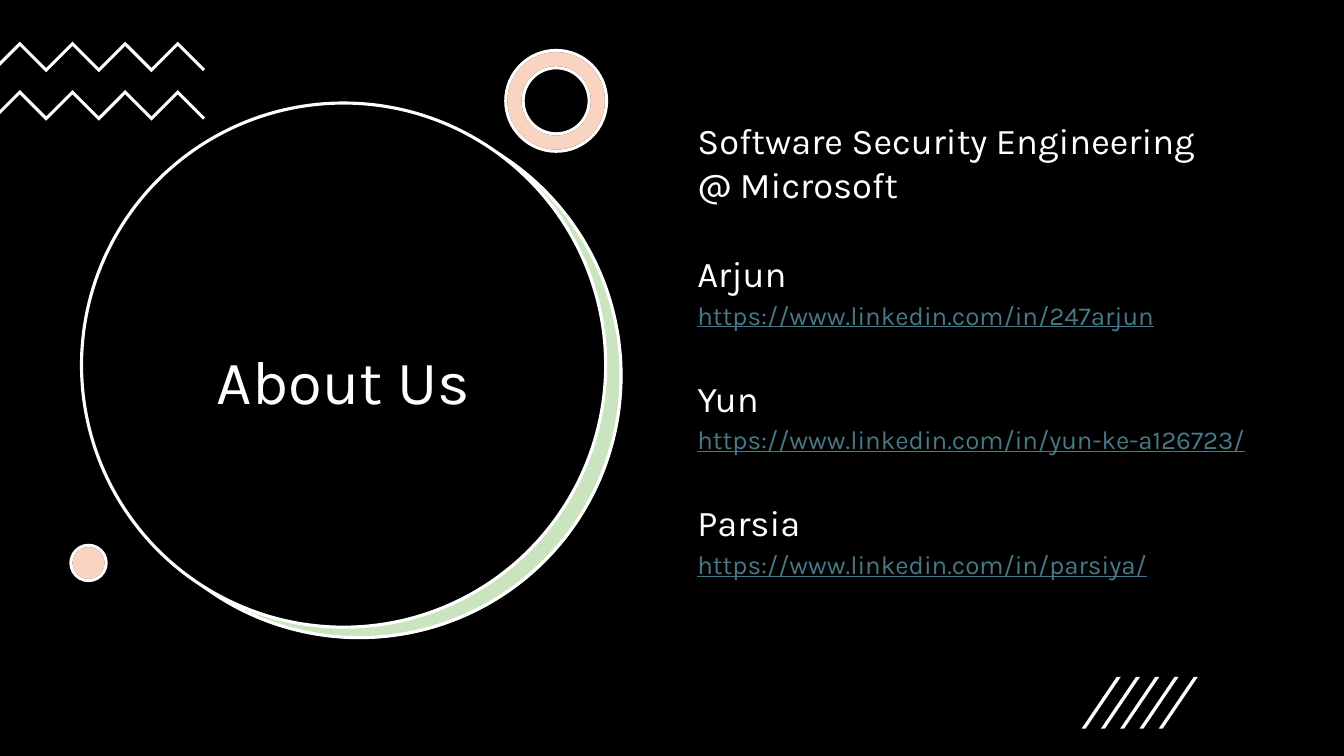
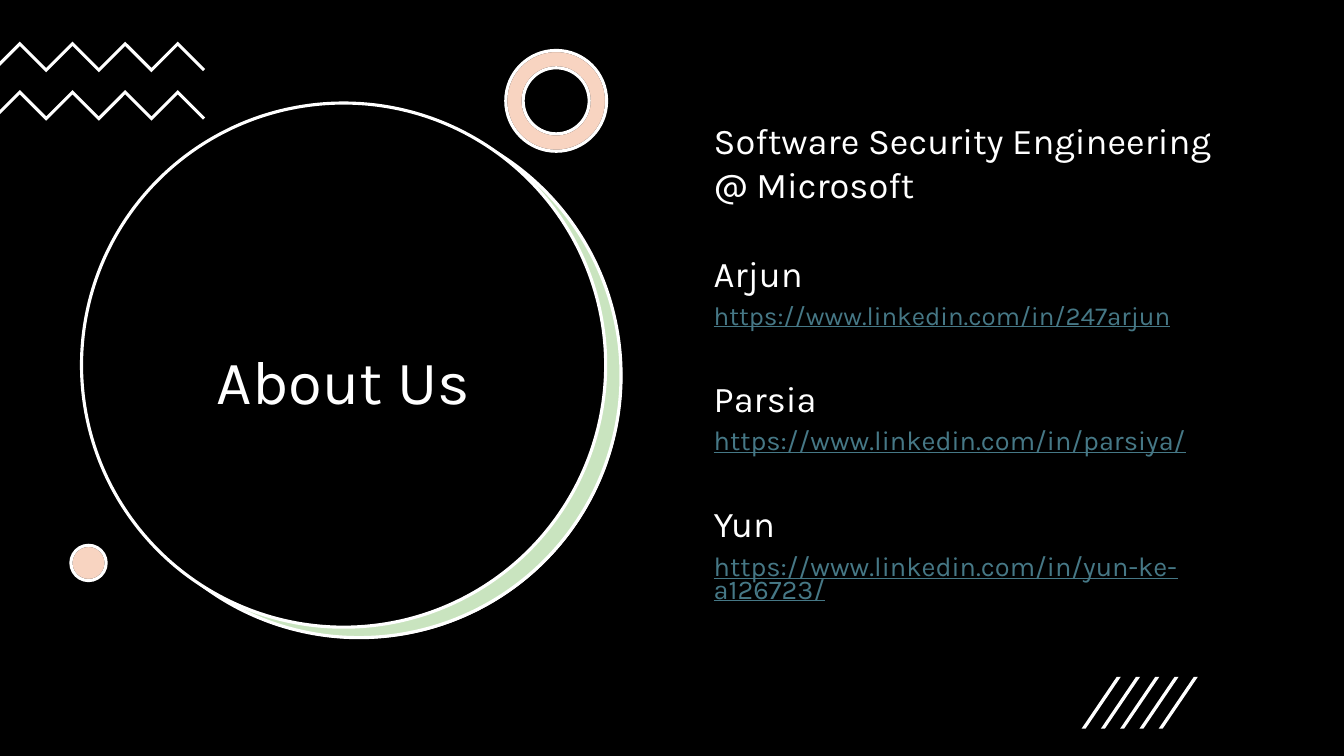
Before and after one commit to 247arjun/dc32-sast-workshop, a slide deck: slide 3 of BSides-Seattle-2026-Workshop.pptx. Drawn at 1344x756 pixels with LibreOffice and Linux fonts; fonts in the diff are those of the drawing. Boxes give left, top, right and bottom in pixels: in the first picture for what was removed or moved away, otherwise in the second. Text is boxed around its words. In the diff, an @@ line names an element or a change of style, - is before the commit and + after.

```diff
--- a/BSides-Seattle-2026-Workshop.pptx
+++ b/BSides-Seattle-2026-Workshop.pptx
@@ text "Software Security Engineering": place and size @@
-text "Software Security Engineering" at box(697, 129, 1244, 580)
+text "Software Security Engineering" at box(714, 129, 1211, 601)
@@ text at box(714, 387, 1186, 457): paragraphs added @@
+Parsia
+https://www.linkedin.com/in/parsiya/
@@ text at box(697, 511, 1146, 580): paragraphs removed @@
-Parsia
-https://www.linkedin.com/in/parsiya/
@@ text at box(714, 556, 1177, 601): size 18.5 to 19.4 pt in "https://www.linkedin.com/in/yun-ke-a126723/" @@
```
Also in this commit, not shown: 3 other slides changed.
